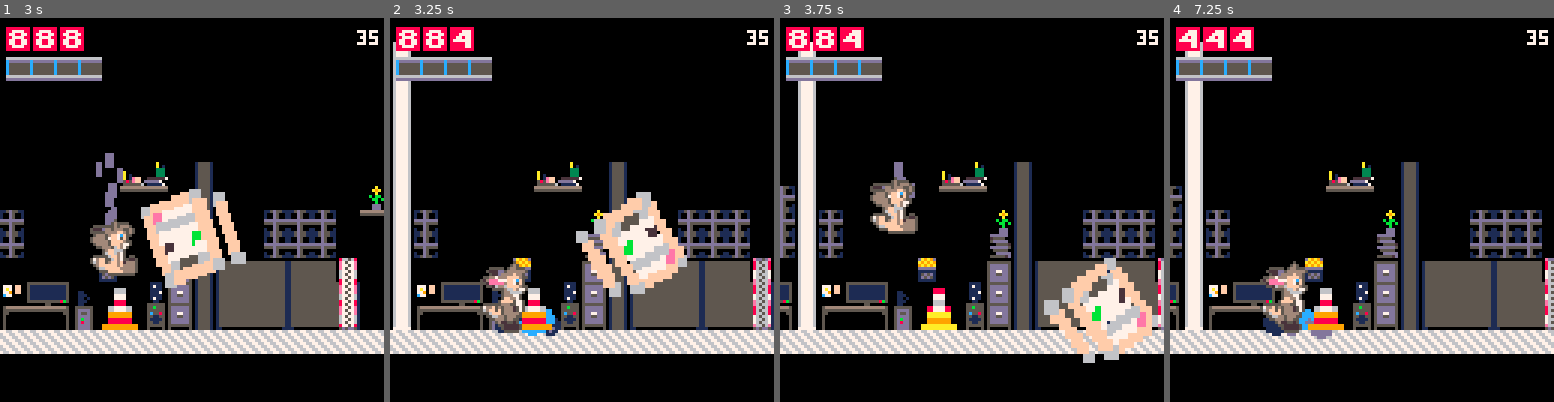
Above: before the commit, frames 1-4 (left to right).
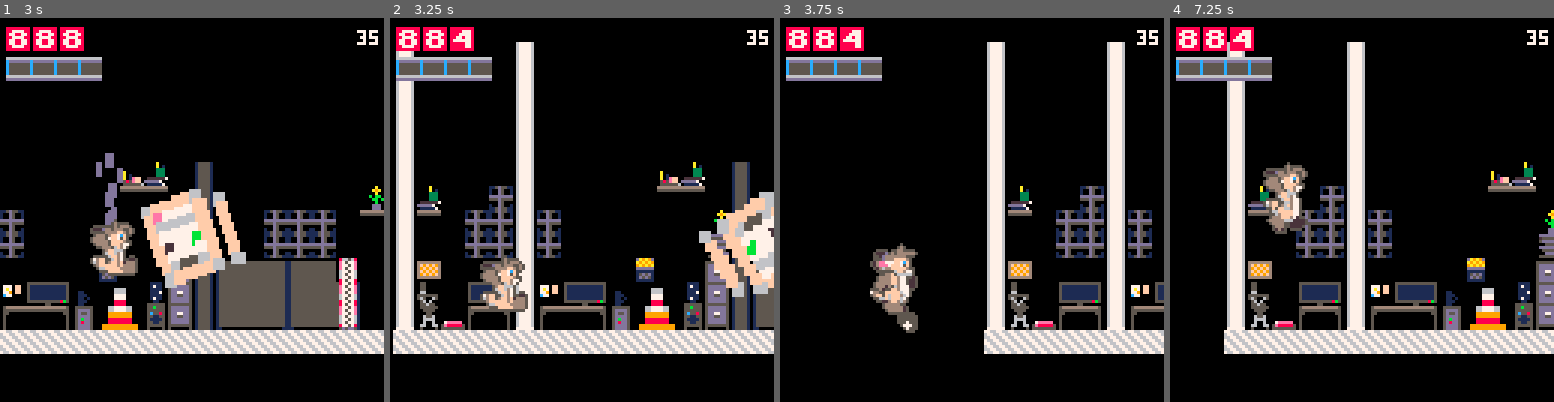
Above: after the commit, the same moments.

Repository: aritosuits/onebuttonjam2024
Game: PICO-8 cartridge cart.p8
The game is run twice, just before and just after one commit, with the same random seed, the same clock (stepped at 60 frames per second) and the same inputs.
Inputs:
- Up to frame 1 (3 s): tap O (Z key) at 0.7, 1.7, 2.1, 2.5, 2.9 s
- Up to frame 2 (3.25 s): no input
- Up to frame 3 (3.75 s): tap O (Z key) at 3.3, 3.7 s
- Up to frame 4 (7.25 s): tap O (Z key) every 0.4 s from 4.1 to 6.9 s

Frame 1 is identical in both runs. In frame 2, 31% of the frame differs, in the area x 0-100%, y 6-88%; in frame 3, 32%; in frame 4, 37%, in the area x 0-100%, y 3-88%.

Commit message:
Added new knockback stuff

Diff:
--- a/assemblages.lua
+++ b/assemblages.lua
@@ -15,7 +15,7 @@
 	e:attach('defensive_collider', 4, 2, 9, 20)
 	e.offensive_collider.enabled = false
 	e:attach('weapon', 0)
-	e:attach('knockback')
+	e:attach('knockable')
 	e:attach('frames')
 	e:attach('damage', 1)
 	add_anim(e, 'default', {{ num = 0 }})
@@ -51,6 +51,7 @@
 	e:attach('physics', (speed or -10), 0, 0)
 	e:attach('offensive_collider', 2, 2, 4, 4)
 	e:attach('health', 1)
+	e:attach('knockback', -5)
 	e:attach('despawn', 60)
 	e:attach('parent', parent)
 	if parent.name == 'copier' then
@@ -80,6 +81,7 @@
 	e:attach('health', 1)
 	e:attach('scorable', 10)
 	e:attach('tossable')
+	e:attach('knockback', -10)
 	if type == 'copier' then
 		e:attach('sprite', 52)
 		e:attach('defensive_collider', -1, -1, 10, 10)
--- a/components.lua
+++ b/components.lua
@@ -15,8 +15,9 @@
 	return { enabled = true, ttl = ttl or 20 }
 end)
 
-component.create('knockback', function(amount)
-	return { amount = amount or 10 }
+component.create('knockable')
+component.create('knockback', function(vx, vy)
+	return { vx = vx or -10, vy = vy or 0 }
 end)
 
 component.create('tossable')
--- a/systems.lua
+++ b/systems.lua
@@ -164,8 +164,9 @@
 				if time() < o.health.iframes then return end
 				sfx(17)
 				o.health.current -= e.damage
-				if o:has('knockback') then
-					o.physics.vx = -2
+				if o:has('knockable') and e:has('knockback') then
+					o.physics.vx = e.knockback.vx
+					o.physics.vy = e.knockback.vy
 				end
 				o:attach('ouch')
 				o.health.iframes = time() + 0.5
